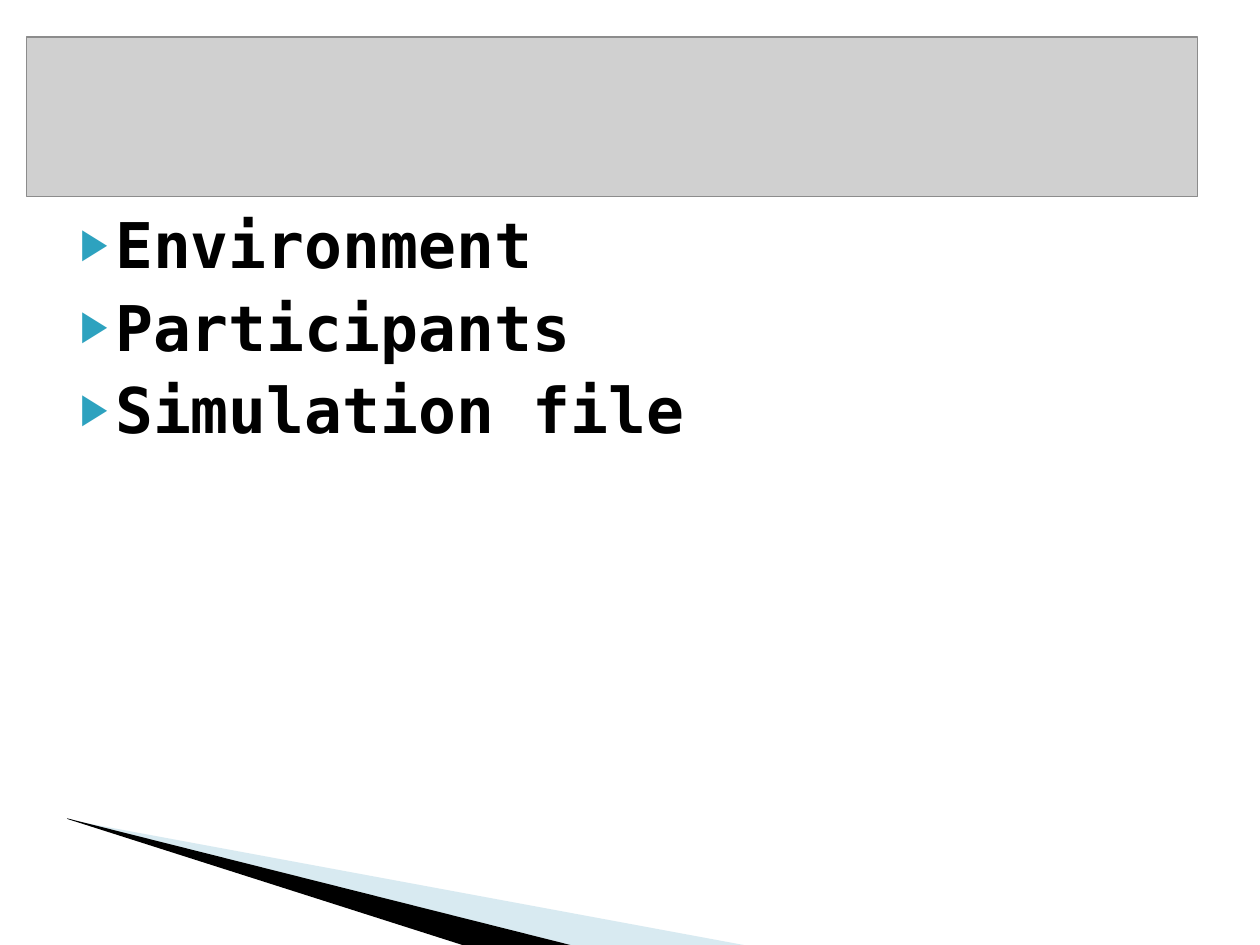
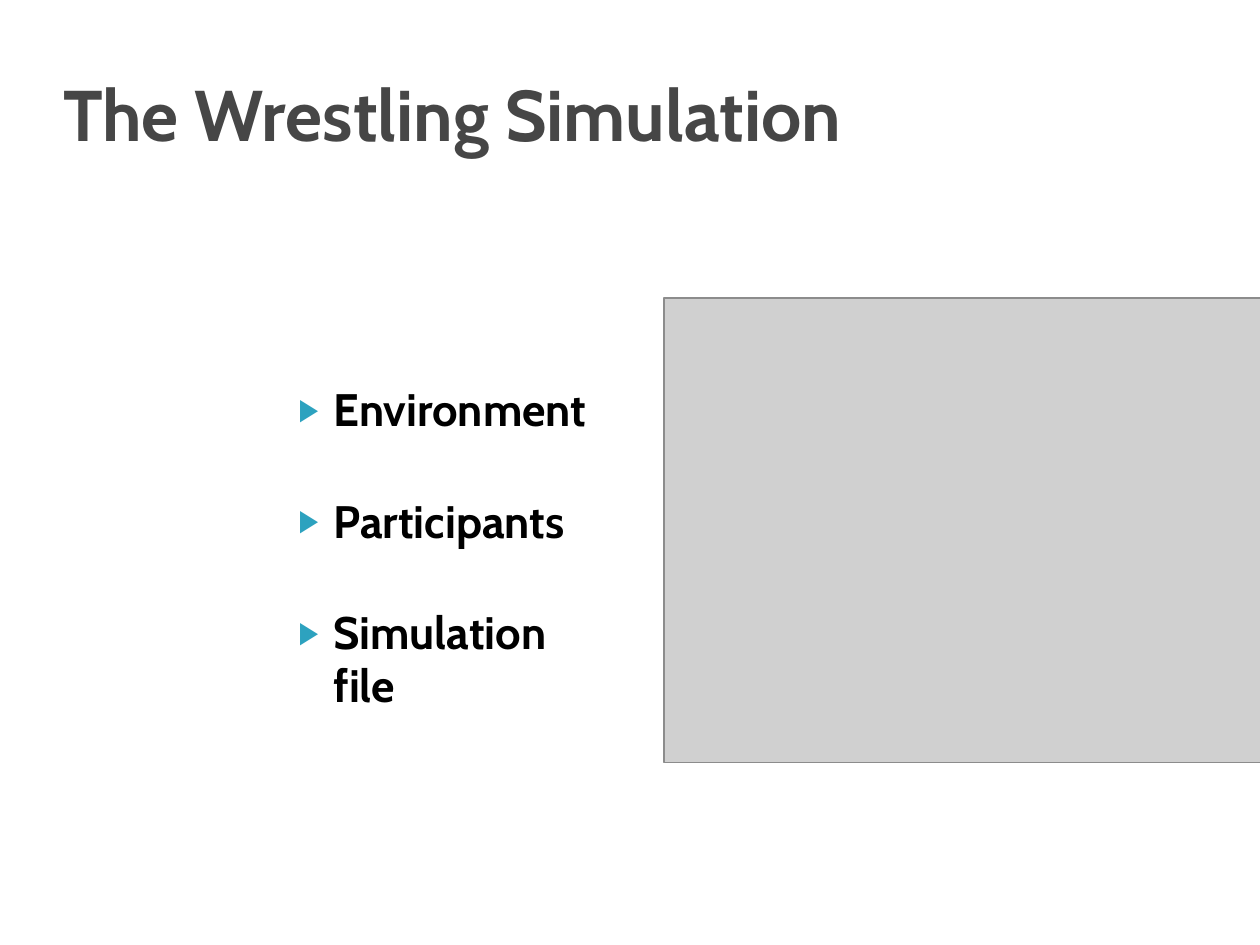
Before and after one commit to dcoli/plt4115, a slide deck: slide 3 of src/compiler/doc/rumble.ppt. Drawn at 1260x945 pixels with LibreOffice and Linux fonts; fonts in the diff are those of the drawing; grey boxes stand for pictures; background and template pictures are left out. Boxes give left, top, right and bottom in pixels: in the first picture for what was removed or moved away, otherwise in the second. Text is boxed around its words. In the diff, an @@ line names an element or a change of style, - is before the commit and + after.

Commit message:
change fonts - probably only good on my computer or another mac. changes made in openoffice but saved in powerpoint format.

```diff
--- a/src/compiler/doc/rumble.ppt
+++ b/src/compiler/doc/rumble.ppt
@@ title added at (63, 87, 842, 157), 41 pt, text #464646, bold @@
+The Wrestling Simulation
@@ picture: place and size @@
-picture at (26, 37, 1197, 197)
+picture at (664, 297, 1260, 762)
@@ text "Environment": place and size @@
-text "Environment" at (115, 217, 684, 434)
+text "Environment" at (334, 394, 587, 703)
@@ text "Environment" at (334, 394, 587, 703): size 36 to 26 pt, font DejaVu Sans Mono to Cabin; line spacing 1 to 0.96 @@
@@ freeform shape removed at (98, 689, 622, 888) @@
@@ freeform shape removed at (0, 798, 517, 914) @@
```
Also in this commit, not shown: 8 other slides changed, 4 slides added, 4 slides removed.
